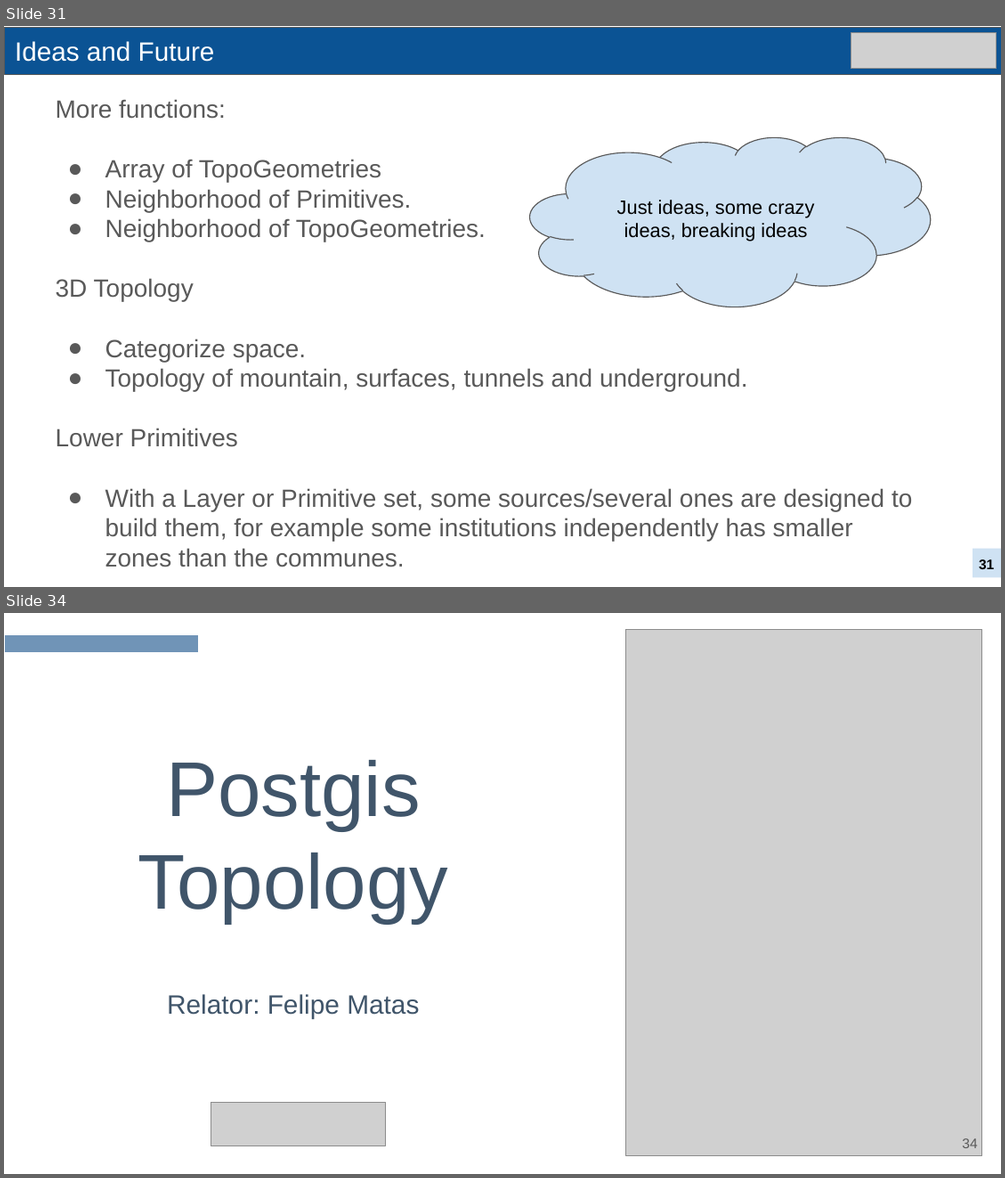
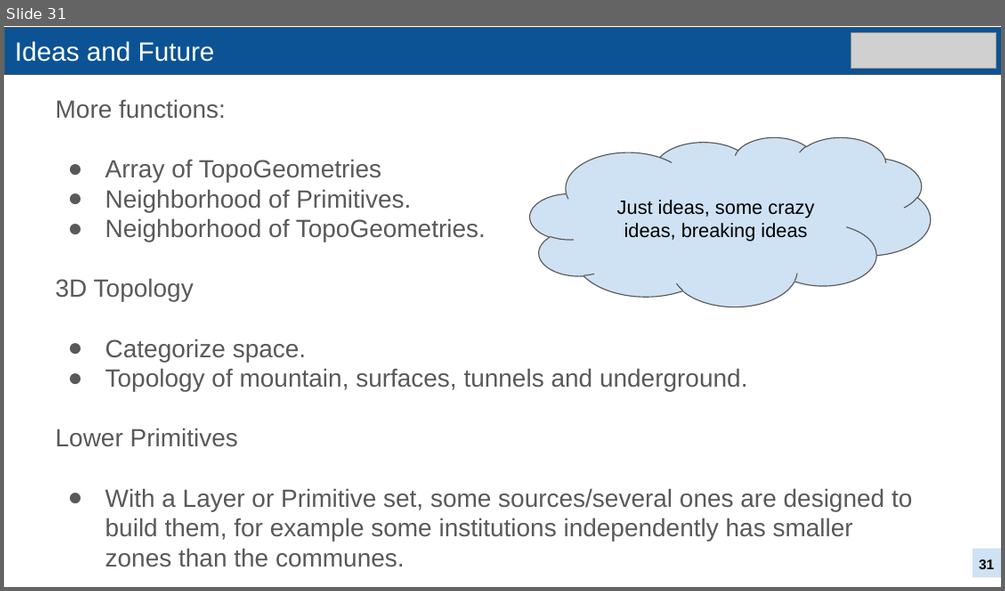
Before and after one commit to CIT-UAI/postgis_topology, a slide deck: Talk Presentation.pptx. Shown one above the other, each under a label of ours: slides 31 and 34 before the commit, slide 31 after it; the slides between them are not shown. The pictures are 1005x1178 and 1005x591 pixels, drawn with LibreOffice and Linux fonts; fonts in the diff are those of the drawing; grey boxes stand for pictures. Boxes give left, top, right and bottom in pixels: in the first picture for what was removed or moved away, otherwise in the second. Text is boxed around its words. In the diff, an @@ line names an element or a change of style, - is before the commit and + after.

```diff
--- a/Talk Presentation.pptx
+++ b/Talk Presentation.pptx
@@ slide 34 removed at (4,613,1001,1174), background #FFFFFF @@
@@ rectangle removed at (4,635,200,653) @@
@@ picture removed at (626,629,982,1155) @@
@@ title removed at (138,760,449,923) @@
-Postgis Topology
@@ title removed at (167,994,419,1019) @@
-Relator: Felipe Matas
@@ picture removed at (211,1103,386,1146) @@
@@ page number removed at (962,1138,977,1148) @@
-34
```
Also in this commit, not shown: 14 other slides removed.
